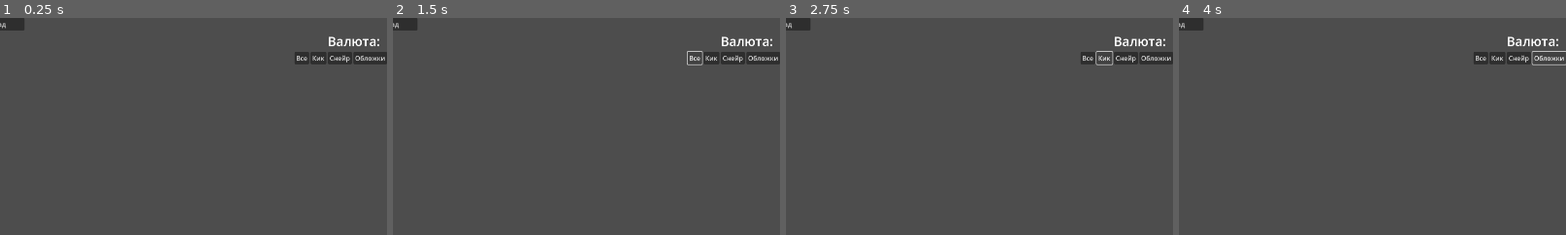
Above: before the commit, frames 1-4 (left to right).
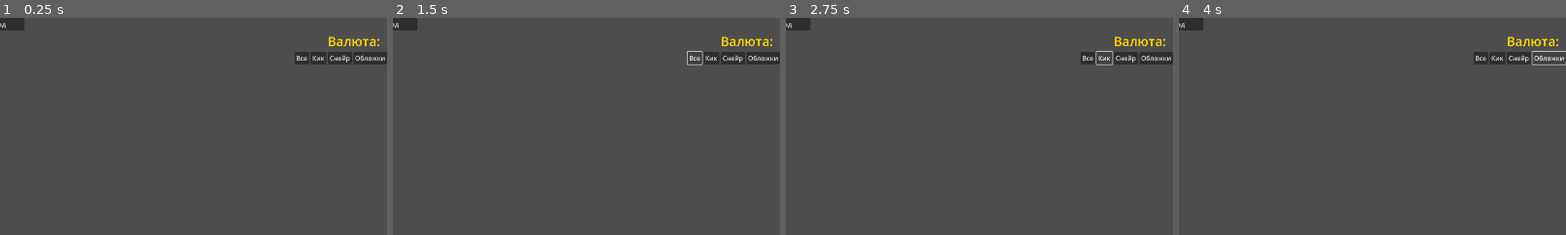
Above: after the commit, the same moments.

Repository: abletoburntheweb/RhythmFall
Game: Godot game, scene res://scenes/shop/shop_screen.tscn
The game is run twice, just before and just after one commit, with the same random seed, the same clock (stepped at 60 frames per second) and the same inputs. This scene is started directly instead of the project's main scene.
Inputs:
- Up to frame 1 (0.25 s): no input
- Up to frame 2 (1.5 s): click "Назад" at 0.5 s; click "Все" at 1.25 s
- Up to frame 3 (2.75 s): click "Кик" at 2 s
- Up to frame 4 (4 s): click "Снейр" at 2.75 s; click "Обложки" at 3.5 s
The pictures show only the part of the screen within x 4-54%, y 0-50%; the shares and areas given below are measured in that part.

The runs differ from the first frame. In frame 1, 0.3% of the frame differs, in the area x 84-98%, y 8-14%; in frame 2, 0.3%; in frame 3, 0.3%; in frame 4, 0.3%.
Error in both runs: Invalid call. Nonexistent function 'get_currency' in base 'Nil'. (res://scenes/shop/shop_screen.gd:36)

Commit message:
improve achievement feedback timing

Diff:
--- a/data/achievements_data.json
+++ b/data/achievements_data.json
@@ -101,7 +101,7 @@
 			"unlocked": false
 		},
 		{
-			"current": 0.0,
+			"current": 198,
 			"description": "Собрать 500 единиц валюты",
 			"id": 11.0,
 			"image": "res://assets/achievements/currency_collector_1.png",
@@ -111,7 +111,7 @@
 			"unlocked": false
 		},
 		{
-			"current": 0.0,
+			"current": 198,
 			"description": "Собрать 1000 единиц валюты",
 			"id": 12.0,
 			"image": "res://assets/achievements/currency_collector_2.png",
@@ -121,7 +121,7 @@
 			"unlocked": false
 		},
 		{
-			"current": 0.0,
+			"current": 198,
 			"description": "Собрать 2500 единиц валюты",
 			"id": 13.0,
 			"image": "res://assets/achievements/currency_collector_3.png",
@@ -131,7 +131,7 @@
 			"unlocked": false
 		},
 		{
-			"current": 0.0,
+			"current": 0,
 			"description": "Потратить 500 единиц валюты",
 			"id": 14.0,
 			"image": "res://assets/achievements/generous_hand_1.png",
@@ -141,7 +141,7 @@
 			"unlocked": false
 		},
 		{
-			"current": 0.0,
+			"current": 0,
 			"description": "Потратить 1000 единиц валюты",
 			"id": 15.0,
 			"image": "res://assets/achievements/generous_hand_2.png",
@@ -151,7 +151,7 @@
 			"unlocked": false
 		},
 		{
-			"current": 0.0,
+			"current": 0,
 			"description": "Потратить 2500 единиц валюты",
 			"id": 16.0,
 			"image": "res://assets/achievements/generous_hand_3.png",
@@ -187,7 +187,7 @@
 			"image": "res://assets/achievements/login_1_day.png",
 			"title": "Первый день",
 			"total": 1.0,
-			"unlock_date": "15 Ноя 2025, 01:57",
+			"unlock_date": "15 Ноя 2025, 02:39",
 			"unlocked": true
 		},
 		{
@@ -231,27 +231,27 @@
 			"unlocked": false
 		},
 		{
-			"current": 0.0,
+			"current": 1.0,
 			"description": "Пройти первый уровень",
 			"id": 24.0,
 			"image": "res://assets/achievements/first_chord.png",
 			"title": "Первый аккорд",
 			"total": 1.0,
-			"unlock_date": null,
-			"unlocked": false
-		},
-		{
-			"current": 0.0,
+			"unlock_date": "15 Ноя 2025, 02:40",
+			"unlocked": true
+		},
+		{
+			"current": 1.0,
 			"description": "Пройти уровень с 100% точностью",
 			"id": 25.0,
 			"image": "res://assets/achievements/flawless_hearing.png",
 			"title": "Безупречный слух",
 			"total": 1.0,
-			"unlock_date": null,
-			"unlocked": false
-		},
-		{
-			"current": 0.0,
+			"unlock_date": "15 Ноя 2025, 02:40",
+			"unlocked": true
+		},
+		{
+			"current": 1,
 			"description": "Завершить 5 уровней",
 			"id": 26.0,
 			"image": "res://assets/achievements/rhythm_beginner.png",
@@ -261,7 +261,7 @@
 			"unlocked": false
 		},
 		{
-			"current": 0.0,
+			"current": 1,
 			"description": "Завершить 20 уровней",
 			"id": 27.0,
 			"image": "res://assets/achievements/rhythm_master.png",
@@ -271,7 +271,7 @@
 			"unlocked": false
 		},
 		{
-			"current": 0.0,
+			"current": 27,
 			"description": "Набрать 1000 точных попаданий",
 			"id": 28.0,
 			"image": "res://assets/achievements/rhythm_master.png",
@@ -311,14 +311,14 @@
 			"unlocked": false
 		},
 		{
-			"current": 0.0,
+			"current": 10.0,
 			"description": "Совершить серию из 100 точных ударов подряд в режиме перкуссии",
 			"id": 32.0,
 			"image": "res://assets/achievements/drum_storm.png",
 			"title": "Барабанный шторм",
-			"total": 100.0,
-			"unlock_date": null,
-			"unlocked": false
+			"total": 10.0,
+			"unlock_date": "15 Ноя 2025, 02:38",
+			"unlocked": true
 		}
 	]
 }
--- a/logic/achievement_manager.gd
+++ b/logic/achievement_manager.gd
@@ -438,6 +438,6 @@
 	for achievement in achievements:
 		if achievement.id == 32 and not achievement.get("unlocked", false):
 			achievement.current = current_drum_streak
-			if current_drum_streak >= 100:
-				_perform_unlock(achievement)
-			break
+			if current_drum_streak >= 10:
+				_perform_unlock(achievement)
+			break
--- a/logic/achievement_system.gd
+++ b/logic/achievement_system.gd
@@ -52,19 +52,18 @@
 	achievement_manager.check_rhythm_master_achievement(total_perfect_hits)
 	achievement_manager.save_achievements()
 
-func on_level_completed_extended(accuracy: float, instrument_type: String, drum_streak: int, snare_streak: int):
-	on_level_completed(accuracy)
+func on_perfect_hit_in_drum_mode(current_drum_streak: int, current_snare_streak: int):
+	var player_data = {
+		"current_drum_streak": current_drum_streak,
+		"current_snare_streak": current_snare_streak,
+		"type": "drum_streak"
+	}
+	player_data_manager.add_delayed_achievement(player_data)
 
-	if instrument_type == "drums":
-		player_data_manager.add_drum_level_completed()
-		var total_drum_levels = player_data_manager.get_drum_levels_completed()
+func process_delayed_achievements():
+	var delayed_data = player_data_manager.get_and_clear_delayed_achievements()
 
-		achievement_manager.check_drum_level_achievements(player_data_manager, accuracy, total_drum_levels)
-
-		achievement_manager.check_drum_storm_achievement(player_data_manager, drum_streak)
-
-	achievement_manager.save_achievements()
-
-func on_perfect_hit_in_drum_mode(current_drum_streak: int, current_snare_streak: int):
-	achievement_manager.check_drum_storm_achievement(player_data_manager, current_drum_streak)
-	achievement_manager.save_achievements()
+	for data in delayed_data:
+		if data.get("type") == "drum_streak":
+			var current_drum_streak = data.get("current_drum_streak", 0)
+			achievement_manager.check_drum_storm_achievement(player_data_manager, current_drum_streak)
--- a/logic/player_data_manager.gd
+++ b/logic/player_data_manager.gd
@@ -30,6 +30,7 @@
 
 var achievement_manager = null
 var game_engine_reference = null
+var delayed_achievements: Array[Dictionary] = []
 
 func _init():
 	_load()
@@ -133,6 +134,14 @@
 func set_game_engine_reference(engine):
 	game_engine_reference = engine
 
+func add_delayed_achievement(achievement_data: Dictionary):
+	delayed_achievements.append(achievement_data)
+
+func get_and_clear_delayed_achievements() -> Array[Dictionary]:
+	var achievements = delayed_achievements.duplicate()
+	delayed_achievements.clear()
+
+	return achievements
 func add_currency(amount: int):
 	var old_currency = int(data.get("currency", 0))
 	var new_currency = old_currency + amount
--- a/scenes/game_screen/game_screen.gd
+++ b/scenes/game_screen/game_screen.gd
@@ -276,34 +276,6 @@
 
 	if auto_player:
 		auto_player.reset()
-
-	var achievement_system = null
-	if game_engine and game_engine.has_method("get_achievement_system"):
-		achievement_system = game_engine.get_achievement_system()
-
-	if achievement_system:
-		var final_accuracy = score_manager.get_accuracy()
-		achievement_system.on_level_completed(final_accuracy)
-	else:
-		var achievement_manager = null
-		var player_data_manager = null
-
-		if game_engine and game_engine.has_method("get_achievement_manager"):
-			achievement_manager = game_engine.get_achievement_manager()
-
-		if game_engine and game_engine.has_method("get_player_data_manager"):
-			player_data_manager = game_engine.get_player_data_manager()
-
-		if achievement_manager:
-			achievement_manager.check_first_level_achievement()
-
-			var final_accuracy = score_manager.get_accuracy()
-			achievement_manager.check_perfect_accuracy_achievement(final_accuracy)
-
-			if player_data_manager:
-				player_data_manager.add_completed_level()
-			else:
-				achievement_manager.check_levels_completed_achievement(1)
 
 	var victory_scene = preload("res://scenes/victory_screen/victory_screen.tscn")
 	if victory_scene:
@@ -449,8 +421,6 @@
 						player_data_manager.update_drum_perfect_hits_streak(true)
 						var is_snare_note = (note.note_type == "SnareNote")
 						player_data_manager.update_snare_streak(is_snare_note)
-						if is_snare_note:
-							player_data_manager.add_total_snare_hit()
 						player_data_manager.add_total_drum_perfect_hit()
 
 						var achievement_system = null
--- a/scenes/shop/shop_screen.gd
+++ b/scenes/shop/shop_screen.gd
@@ -90,8 +90,6 @@
 			var currency_label = v_box_container.get_node("CurrencyLabel")
 			if currency_label:
 				currency_label.text = "💰 Валюта: %d" % player_data_manager.get_currency()
-				currency_label.add_theme_color_override("font_color", Color(1.0, 0.84, 0.0))
-				currency_label.add_theme_font_size_override("font_size", 32)
 			else:
 				print("ShopScreen.gd: ОШИБКА: CurrencyLabel НЕ найден внутри VBoxContainer.")
 		else:
@@ -122,6 +120,7 @@
 	if misc_btn:
 		misc_btn.pressed.connect(_on_category_selected.bind("Прочее"))
 		_set_category_button_style(misc_btn, false)
+
 func _connect_back_button():
 	var back_button = $MainContent/MainVBox/BackButton
 	if back_button:
--- a/scenes/shop/shop_screen.tscn
+++ b/scenes/shop/shop_screen.tscn
@@ -32,6 +32,7 @@
 alignment = 1
 
 [node name="CurrencyLabel" type="Label" parent="MainContent/MainVBox/VBoxContainer"]
+modulate = Color(1, 0.8392157, 0, 1)
 custom_minimum_size = Vector2(1000, 0)
 layout_mode = 2
 size_flags_vertical = 3
--- a/scenes/victory_screen/victory_screen.gd
+++ b/scenes/victory_screen/victory_screen.gd
@@ -155,10 +155,17 @@
 			player_data_manager.add_currency(earned_currency)
 			player_data_manager.add_perfect_hits_this_level(perfect_hits_this_level)
 
+			# Получаем системы ачивок
 			var achievement_system = null
+			var achievement_manager = null
+
 			if game_engine and game_engine.has_method("get_achievement_system"):
 				achievement_system = game_engine.get_achievement_system()
 
+			if game_engine and game_engine.has_method("get_achievement_manager"):
+				achievement_manager = game_engine.get_achievement_manager()
+
+			# Получаем данные для ачивок
 			var current_drum_streak = 0
 			var current_snare_streak = 0
 			if player_data_manager.has_method("get_current_drum_perfect_hits_streak"):
@@ -166,20 +173,40 @@
 			if player_data_manager.has_method("get_current_snare_streak"):
 				current_snare_streak = player_data_manager.get_current_snare_streak()
 
+			# Обрабатываем отложенные геймплейные ачивки
+			if achievement_system and achievement_system.has_method("process_delayed_achievements"):
+				print("🎯 Обрабатываем отложенные геймплейные ачивки...")
+				achievement_system.process_delayed_achievements()
+			elif achievement_manager and player_data_manager.has_method("get_and_clear_delayed_achievements"):
+				print("🎯 Обрабатываем отложенные геймплейные ачивки (fallback)...")
+				var delayed_data = player_data_manager.get_and_clear_delayed_achievements()
+				for data in delayed_data:
+					if data.get("type") == "drum_streak":
+						var drum_streak = data.get("current_drum_streak", 0)
+						achievement_manager.check_drum_storm_achievement(player_data_manager, drum_streak)
+
+			# Вызываем основные ачивки за уровень
 			if achievement_system:
 				var instrument_used = song_info.get("instrument", "standard")
-
-				achievement_system.on_level_completed_extended(accuracy, instrument_used, current_drum_streak, current_snare_streak)
-			else:
-				var achievement_manager = null
-				if game_engine.has_method("get_achievement_manager"):
-					achievement_manager = game_engine.get_achievement_manager()
-
-				if achievement_manager:
-					var total_drum_levels = player_data_manager.get_drum_levels_completed()
-					achievement_manager.check_drum_level_achievements(player_data_manager, accuracy, total_drum_levels)
-
-					achievement_manager.check_drum_storm_achievement(player_data_manager, current_drum_streak)
+				print("🎯 Вызываем ачивки за уровень через AchievementSystem...")
+
+				# Используем существующие методы вместо on_level_completed_extended
+				achievement_system.on_level_completed(accuracy)
+				if instrument_used == "drums":
+					achievement_system.on_perfect_hit_in_drum_mode(current_drum_streak, current_snare_streak)
+
+			elif achievement_manager:
+				print("🎯 Вызываем ачивки за уровень через AchievementManager (fallback)...")
+				# Fallback на старую систему
+				achievement_manager.check_first_level_achievement()
+				achievement_manager.check_perfect_accuracy_achievement(accuracy)
+				player_data_manager.add_completed_level()
+				var total_levels_completed = player_data_manager.get_levels_completed()
+				achievement_manager.check_levels_completed_achievement(total_levels_completed)
+
+				var total_drum_levels = player_data_manager.get_drum_levels_completed()
+				achievement_manager.check_drum_level_achievements(player_data_manager, accuracy, total_drum_levels)
+				achievement_manager.check_drum_storm_achievement(player_data_manager, current_drum_streak)
 
 			print("💰 Игрок заработал валюту: %d" % earned_currency)
 		else:
